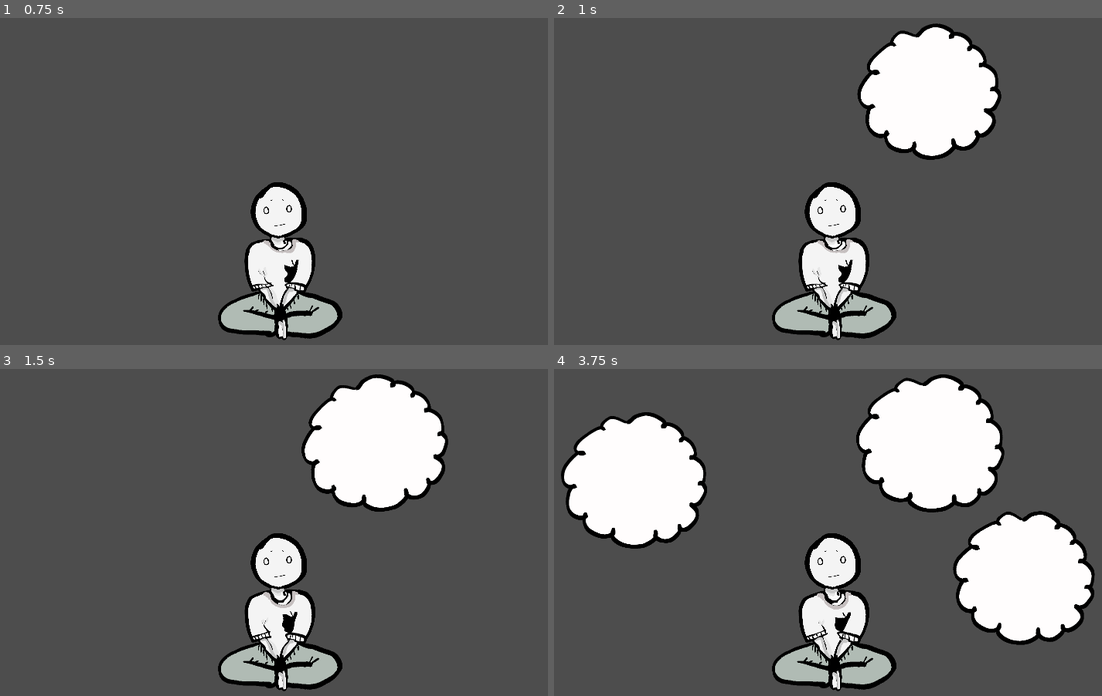
Above: before the commit, frames 1-4 (two rows, left to right).
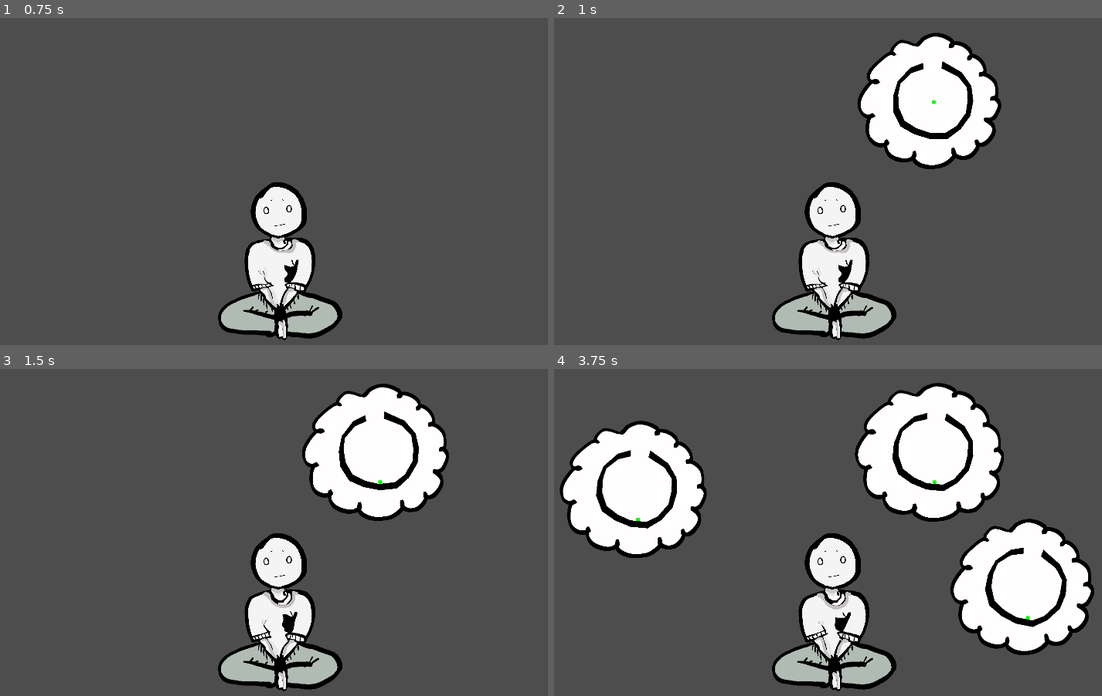
Above: after the commit, the same moments.

Repository: alilley96/gwj-097-imminent-doom
Game: Godot game, scene res://main/game.tscn
Same seed, same stepped clock (60 frames per second), same inputs: the game is played once before the commit and once after it.
Inputs (mouse positions are in pixels of both pictures, inside the frame that each line leads up to):
- Up to frame 1 (0.75 s): tap Enter at 0.5 s; move the mouse to (416, 171) at 0.52 s; hold Mouse wheel down (rotate_clockwise) from 0.53 s (still down)
- Up to frame 2 (1 s): keep holding Mouse wheel down (rotate_clockwise); tap Mouse wheel up (rotate_counter_clockwise) at 0.8 s
- Up to frame 3 (1.5 s): move the mouse to (153, 555) at 1.27 s; release Mouse wheel down (rotate_clockwise) at 1.28 s; tap Mouse wheel up (rotate_counter_clockwise) at 1.35 s
- Up to frame 4 (3.75 s): tap Mouse wheel down (rotate_clockwise) at 1.55, 3.05 s; move the mouse to (893, 463) at 2.02 s; hold Mouse wheel down (rotate_clockwise) 2.03-2.78 s; tap Mouse wheel up (rotate_counter_clockwise) at 2.3, 2.85 s; move the mouse to (800, 607) at 2.77 s; move the mouse to (1019, 591) at 3.52 s; hold Mouse wheel down (rotate_clockwise) from 3.53 s (still down)

Frame 1 is identical in both runs. In frame 2, 3.3% of the frame differs, in the area x 55-82%, y 1-47%; in frame 3, 3.2%; in frame 4, 10%, in the area x 0-99%, y 1-88%.

Commit message:
super basic mazes with collisions

Diff:
--- a/spiral/spiral.gd
+++ b/spiral/spiral.gd
@@ -5,7 +5,7 @@
 # Exports ----------------------------------------------------------------
 
 @export var thought_bubble_sprite: AnimatedSprite2D
-
+@export var maze_container: StaticBody2D
 
 # Lifecycle Functions ----------------------------------------------------------------
 
@@ -16,8 +16,8 @@
 # Public Functions ----------------------------------------------------------------
 
 func rotate_clockwise() -> void:
-	rotate(0.1)
+	maze_container.rotate(0.1)
 
 
 func rotate_counter_clockwise() -> void:
-	rotate(-0.1)
+	maze_container.rotate(-0.1)
--- a/spiral/spiral.tscn
+++ b/spiral/spiral.tscn
@@ -22,12 +22,35 @@
 "speed": 5.0
 }]
 
-[node name="Spiral" type="Node2D" unique_id=1670825711 node_paths=PackedStringArray("thought_bubble_sprite")]
+[node name="Spiral" type="Node2D" unique_id=1670825711 node_paths=PackedStringArray("thought_bubble_sprite", "maze_container")]
 script = ExtResource("1_1wqmu")
 thought_bubble_sprite = NodePath("AnimatedSprite2D")
+maze_container = NodePath("StaticBody2D")
 metadata/_custom_type_script = "uid://b6cm8ecfo86uo"
 
 [node name="AnimatedSprite2D" type="AnimatedSprite2D" parent="." unique_id=411711405]
+position = Vector2(0, 29)
 scale = Vector2(0.3, 0.3)
 sprite_frames = SubResource("SpriteFrames_djd8e")
 frame_progress = 0.006900374
+
+[node name="StaticBody2D" type="StaticBody2D" parent="." unique_id=949086165]
+
+[node name="Polygon2D" type="Polygon2D" parent="StaticBody2D" unique_id=121022108]
+rotation = -0.02226139
+color = Color(0, 0, 0, 1)
+polygon = PackedVector2Array(-102, -60, -67, -92, -29, -104, -31, -123, -70, -109, -111, -67, -126, -21, -127, 27, -105, 74, -63, 99, -14, 115, 40, 116, 81, 87, 113, 45, 123, -1, 118, -48, 89, -91, 30, -127, 26, -105, 78, -77, 104, -43, 105, -2, 99, 36, 69, 76, 35, 96, -15, 95, -56, 80, -92, 56, -109, 15, -110, -26)
+
+[node name="CollisionPolygon2D" type="CollisionPolygon2D" parent="StaticBody2D" unique_id=330201905]
+rotation = -0.02226139
+polygon = PackedVector2Array(-102, -60, -67, -92, -29, -104, -31, -123, -70, -109, -111, -67, -126, -21, -127, 27, -105, 74, -63, 99, -14, 115, 40, 116, 81, 87, 113, 45, 123, -1, 118, -48, 89, -91, 30, -127, 26, -105, 78, -77, 104, -43, 105, -2, 99, 36, 69, 76, 35, 96, -15, 95, -56, 80, -92, 56, -109, 15, -110, -26)
+
+[node name="RigidBody2D" type="RigidBody2D" parent="." unique_id=925688684]
+
+[node name="Polygon2D" type="Polygon2D" parent="RigidBody2D" unique_id=944091577]
+color = Color(0, 1, 0, 1)
+polygon = PackedVector2Array(0, -6, -5, -4, -7, 0, -5, 5, -1, 6, 6, 4, 6, 0, 5, -5)
+
+[node name="CollisionPolygon2D" type="CollisionPolygon2D" parent="RigidBody2D" unique_id=2055534090]
+rotation = -0.032198306
+polygon = PackedVector2Array(0, -6, -5, -4, -7, 0, -5, 5, -1, 6, 6, 4, 6, 0, 5, -5)
